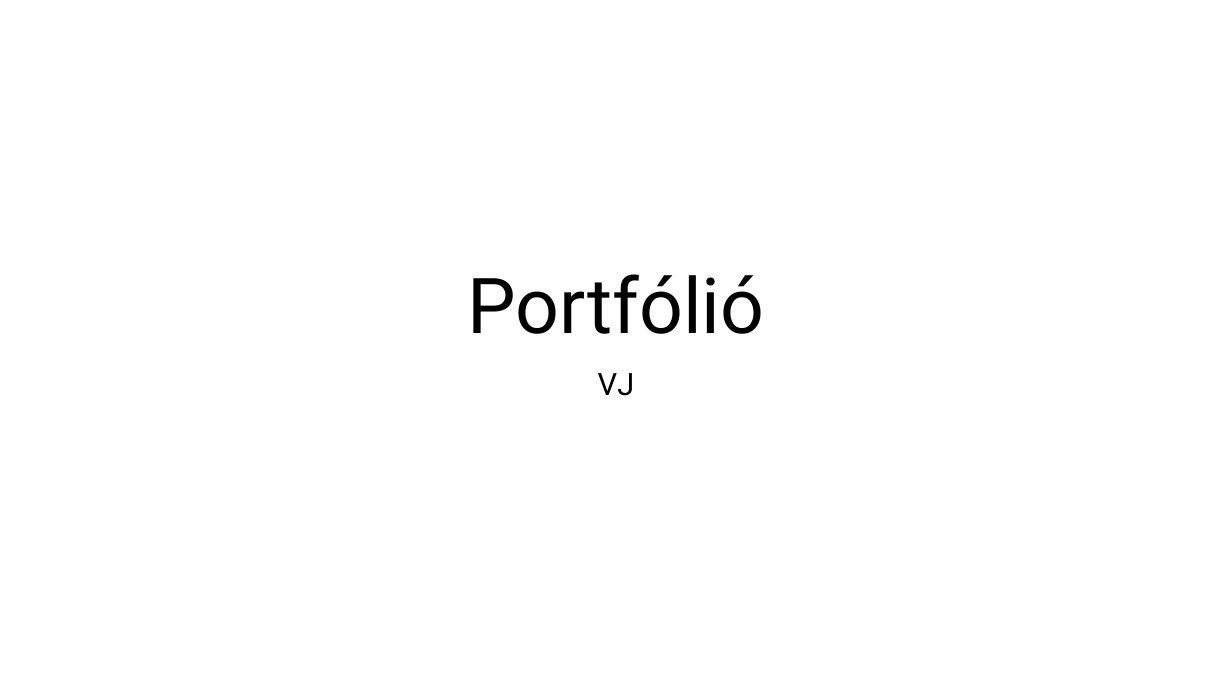
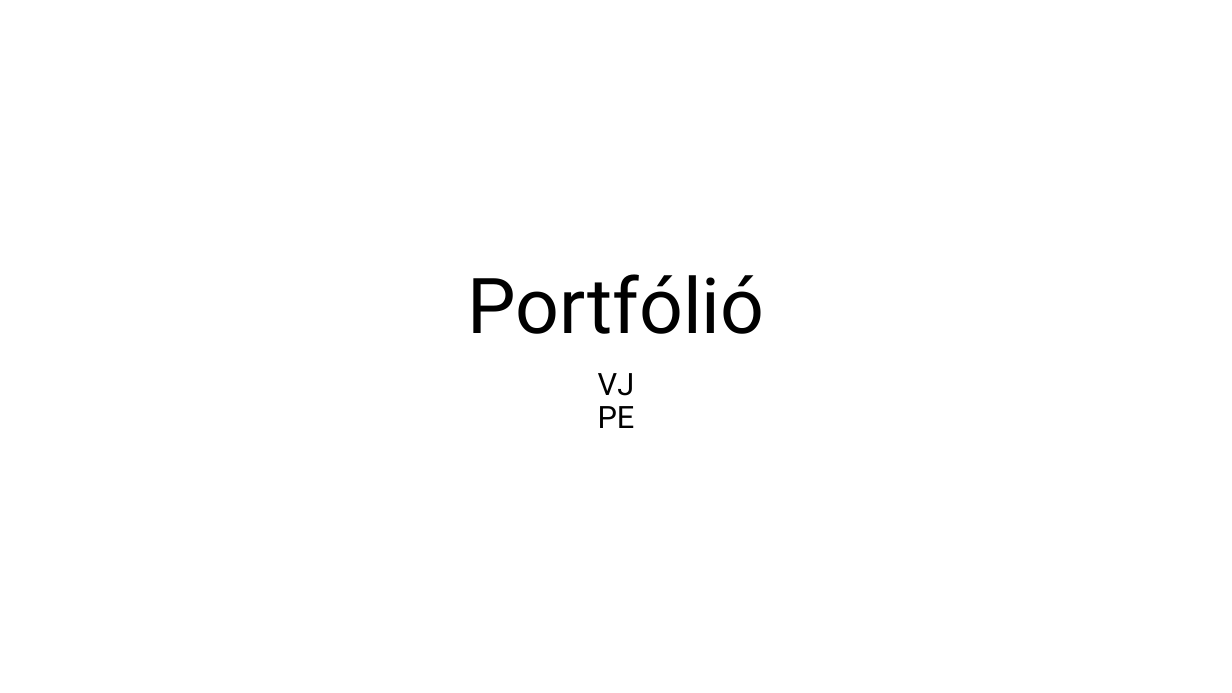
Before and after one commit to jimmycomp/portfolioteszt, a slide deck: slide 1 of Portfólió.pptx. Drawn at 1232x693 pixels with LibreOffice and Linux fonts; fonts in the diff are those of the drawing. Boxes give left, top, right and bottom in pixels: in the first picture for what was removed or moved away, otherwise in the second. Text is boxed around its words. In the diff, an @@ line names an element or a change of style, - is before the commit and + after.

```diff
--- a/Portfólió.pptx
+++ b/Portfólió.pptx
@@ subtitle at bbox=[598, 373, 635, 428]: text changed @@
-VJ
+VJ
+PE
```
Also in this commit, not shown: 2 other files.
